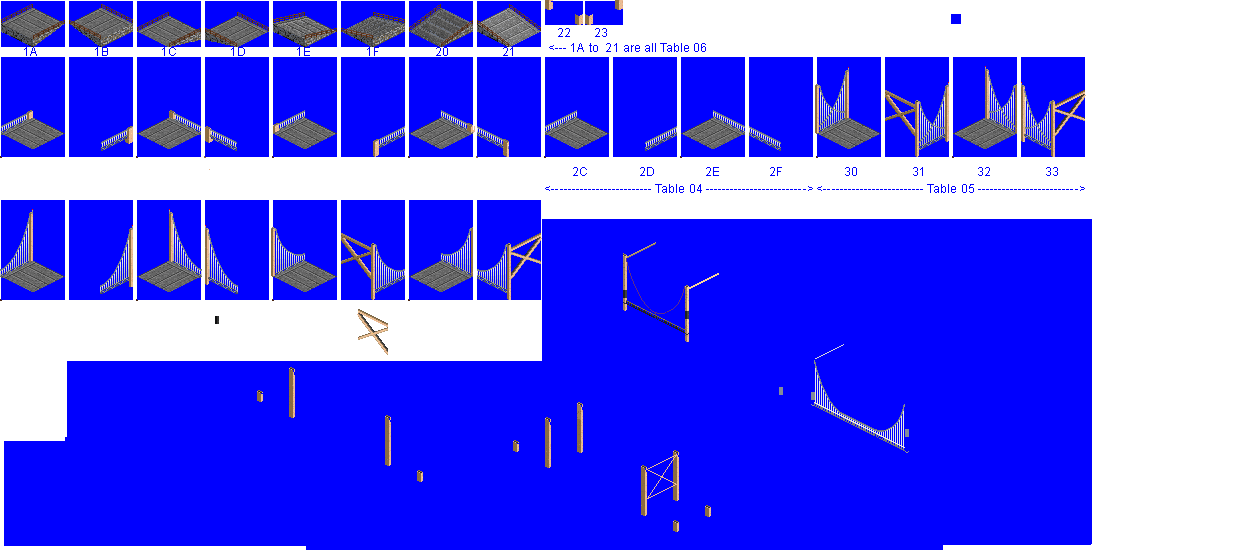
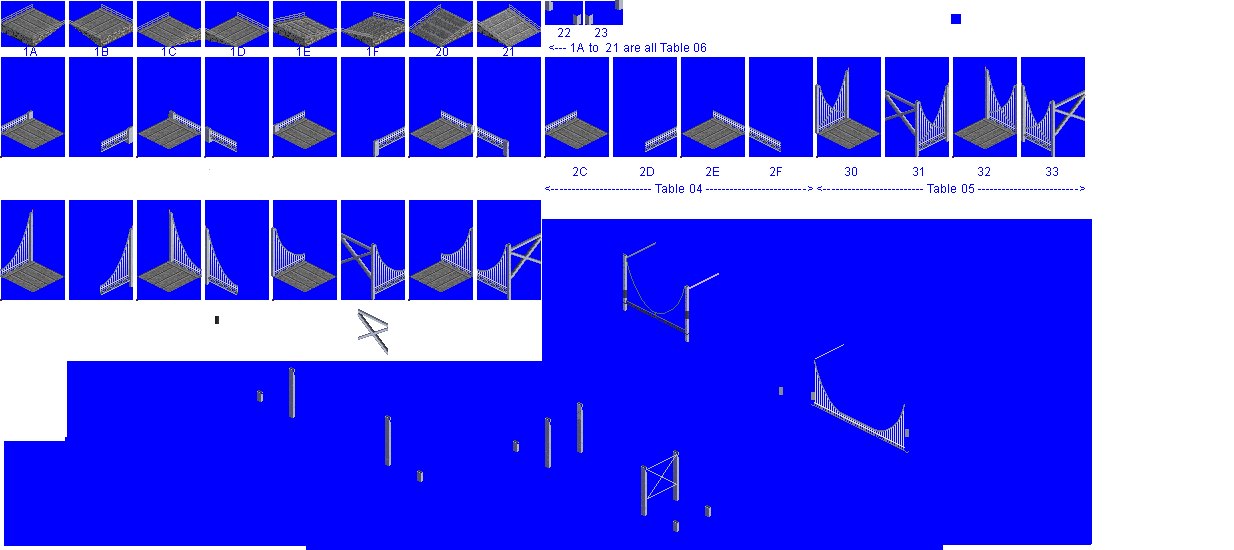
Layers edited between the first and the second w=1234, h=550 image:
showed "Pasted Layer #1", painted on it over [0, 4, 1054, 517]
painted on "wires rail" over [101, 136, 1051, 295]
painted on "wires" over [0, 81, 1050, 453]
painted on "suspension" over [27, 0, 1086, 532]
showed "glander", painted on it over [1, 4, 1053, 289]
showed "newbase" over [0, 8, 1017, 301]
